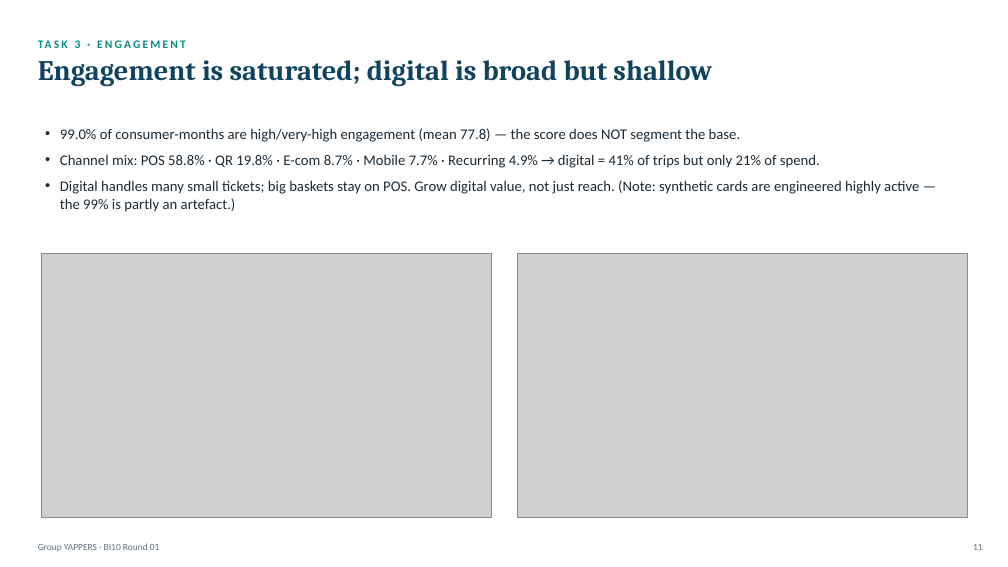
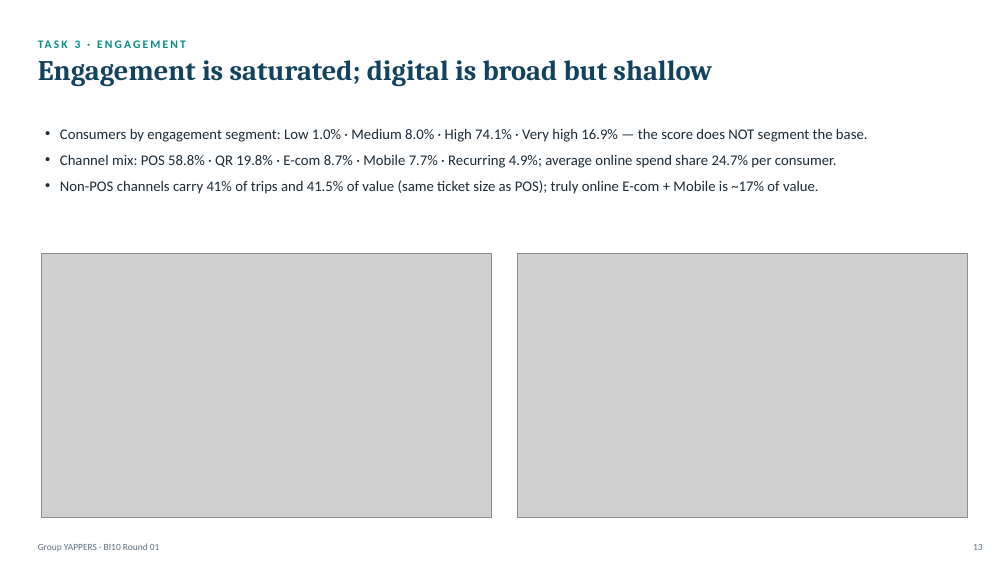
Before and after one commit to thanh-tai-435/BI10GroupYAPPERS, a slide deck: slide 13 of draft/YAPPERS_BI10_R01.pptx (slide 11 before the commit). Drawn at 1008x567 pixels with LibreOffice and Linux fonts; fonts in the diff are those of the drawing; grey boxes stand for pictures. Boxes give left, top, right and bottom in pixels: in the first picture for what was removed or moved away, otherwise in the second. Text is boxed around its words. In the diff, an @@ line names an element or a change of style, - is before the commit and + after.

```diff
--- a/draft/YAPPERS_BI10_R01.pptx
+++ b/draft/YAPPERS_BI10_R01.pptx
@@ text at [60, 128, 868, 194]: text changed @@
-• 99.0% of consumer-months are high/very-high engagement (mean 77.8) — the score does NOT segment the base.
-• Channel mix: POS 58.8% · QR 19.8% · E-com 8.7% · Mobile 7.7% · Recurring 4.9% → digital = 41% of trips but only 21% of spend.
-• Digital handles many small tickets; big baskets stay on POS. Grow digital value, not just reach. (Note: synthetic cards are engineered highly active — the 99% is partly an artefact.)
+• Consumers by engagement segment: Low 1.0% · Medium 8.0% · High 74.1% · Very high 16.9% — the score does NOT segment the base.
+• Channel mix: POS 58.8% · QR 19.8% · E-com 8.7% · Mobile 7.7% · Recurring 4.9%; average online spend share 24.7% per consumer.
+• Non-POS channels carry 41% of trips and 41.5% of value (same ticket size as POS); truly online E-com + Mobile is ~17% of value.
```
Also in this commit, not shown: 12 other slides changed, 6 slides added, 2 slides removed, 25 other files.
